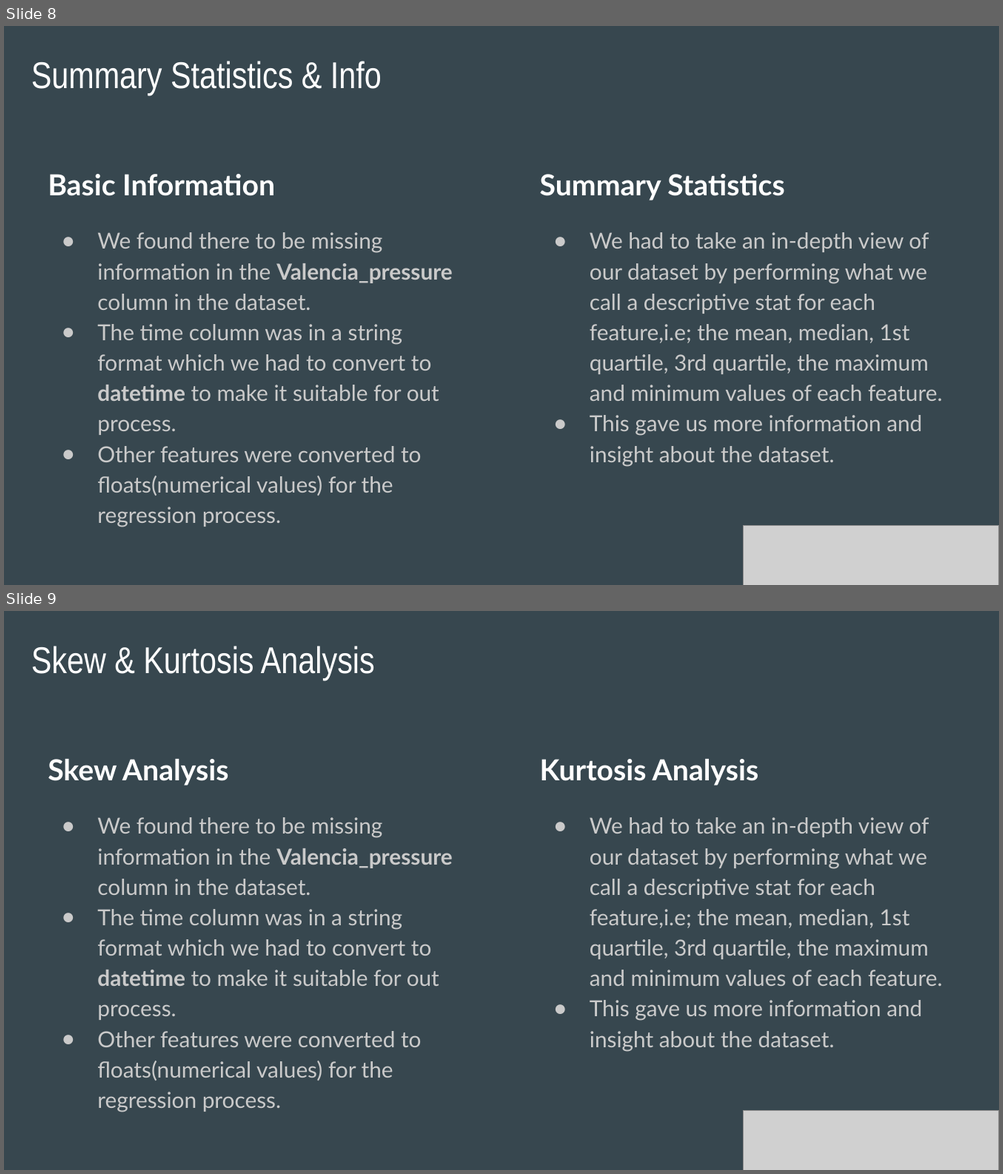
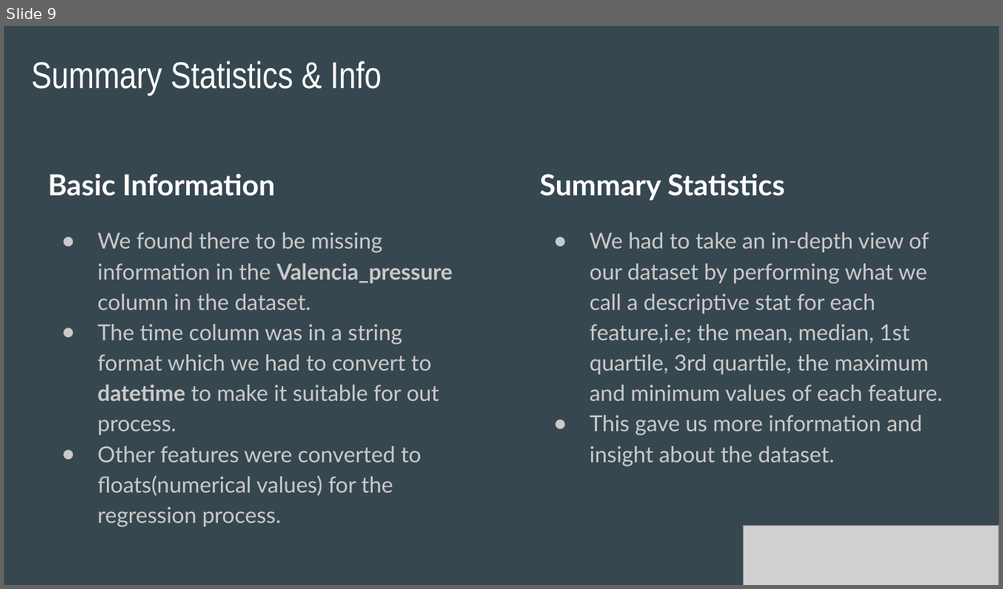
Before and after one commit to PETER630-MAX/Spain-Electricity-Shortfall-Challenge-2022, a slide deck: NM3 ENERGIES Presentation Slides.pptx. Shown one above the other, each under a label of ours: slides 8 and 9 before the commit, slide 9 after it. The pictures are 1003x1174 and 1003x589 pixels, drawn with LibreOffice and Linux fonts; fonts in the diff are those of the drawing; grey boxes stand for pictures. Boxes give left, top, right and bottom in pixels: in the first picture for what was removed or moved away, otherwise in the second. Text is boxed around its words. In the diff, an @@ line names an element or a change of style, - is before the commit and + after.

Commit message:
Made some slight changes on the EDA process...it's nothing to be worried about

```diff
--- a/NM3 ENERGIES Presentation Slides.pptx
+++ b/NM3 ENERGIES Presentation Slides.pptx
@@ slide 9 removed at <box>4,611,999,1170</box>, background #37474F @@
@@ title removed at <box>31,646,375,681</box> @@
-Skew & Kurtosis Analysis
@@ text removed at <box>48,759,452,1113</box> @@
-Skew Analysis
-● We found there to be missing information in the Valencia_pressure column in the dataset.
-● The time column was in a string format which we had to convert to datetime to make it suitable for out process.
-● Other features were converted to floats(numerical values) for the regression process.
@@ text removed at <box>540,759,942,1052</box> @@
-Kurtosis Analysis
-● We had to take an in-depth view of our dataset by performing what we call a descriptive stat for each feature,i.e; the mean, median, 1st quartile, 3rd quartile, the maximum and minimum values of each feature.
-● This gave us more information and insight about the dataset.
@@ picture removed at <box>743,1111,999,1170</box> @@
@@ what was slide 8 is now slide 9 @@
```
Also in this commit, not shown: 5 slides changed, 3 slides added, 2 other slides removed.
